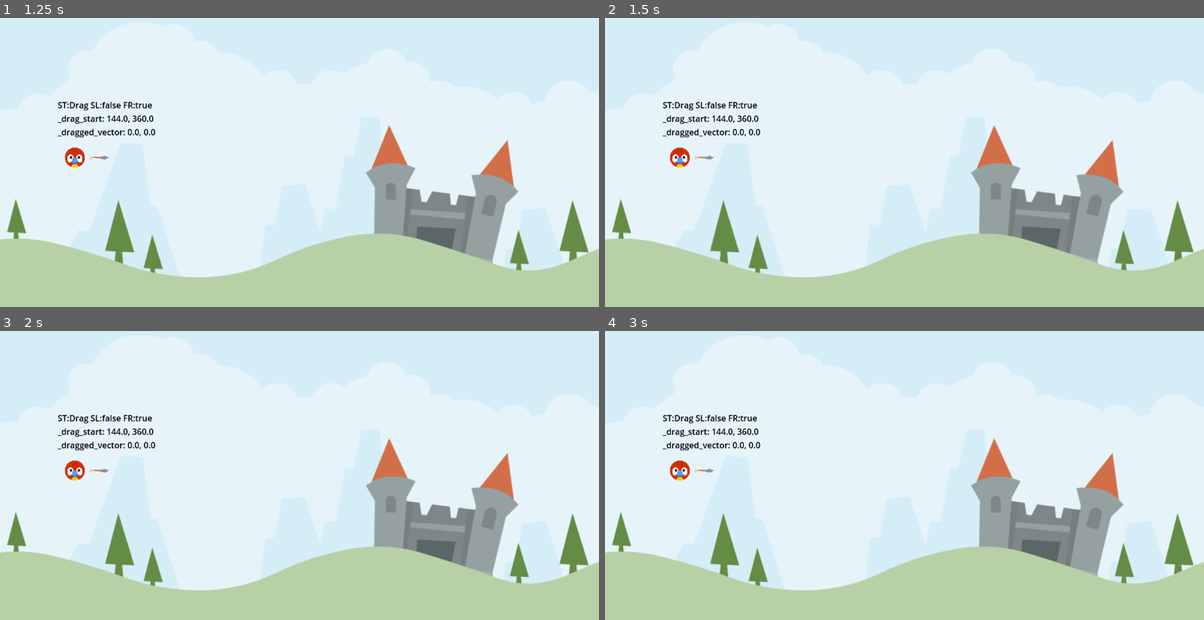
Above: before the commit, frames 1-4 (two rows, left to right).
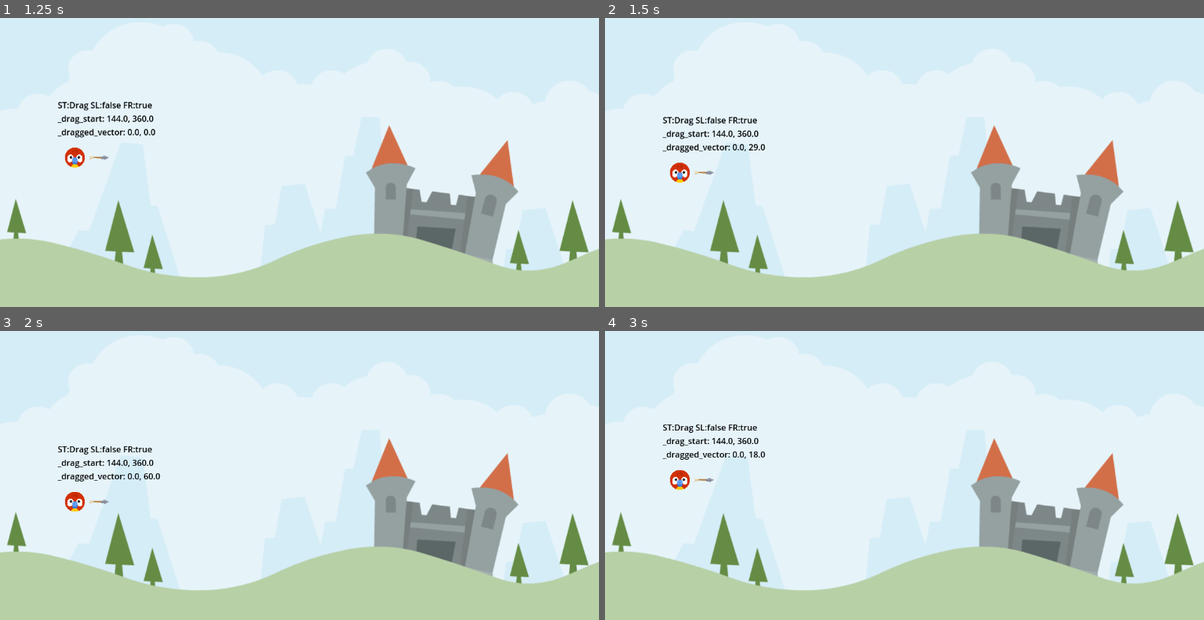
Above: after the commit, the same moments.

Repository: sufkis/angry-animals
Game: Godot game, scene res://Scenes/LevelBase/LevelBase.tscn
Two runs of this game, one before a commit and one after it. Both use one fixed random seed, a clock stepped at 60 frames per second and the inputs below.
Inputs (mouse positions are in pixels of both pictures, inside the frame that each line leads up to):
- Up to frame 1 (1.25 s): tap Enter at 0.5 s; drag from (71, 156) to (359, 64) at 0.52 s
- Up to frame 2 (1.5 s): tap Space at 1.25 s; drag from (784, 156) to (874, 205) at 1.27 s
- Up to frame 3 (2 s): no input
- Up to frame 4 (3 s): tap Enter at 2 s; move the mouse to (964, 377) at 2.02 s; press the mouse at (964, 377) at 2.03 s; release the mouse at (964, 377) at 2.75 s; tap Space at 2.75 s; drag from (874, 518) to (724, 400) at 2.77 s

Frame 1 is identical in both runs. In frame 2, 1.4% of the frame differs, in the area x 9-27%, y 29-57%; in frame 3, 1.5%, in the area x 9-27%, y 29-63%; in frame 4, 1.4%.

Commit message:
Add animal dragging handling

Diff:
--- a/Scenes/Animal/Animal.gd
+++ b/Scenes/Animal/Animal.gd
@@ -1,6 +1,9 @@
 extends RigidBody2D
 
 enum AnimalState { Ready, Drag, Release }
+
+const DRAG_LIMIT_MAX: Vector2 = Vector2(0, 60)
+const DRAG_LIMIT_MIN: Vector2 = Vector2(-60, 0)
 
 @onready var debug_label: Label = $DebugLabel
 @onready var arrow: Sprite2D = $Arrow
@@ -23,6 +26,7 @@
 	_start = position
 
 func _physics_process(_delta: float) -> void:
+	update_state()
 	update_debug_label()
 
 #region misc
@@ -43,9 +47,27 @@
 	arrow.show()
 	_drag_start = get_global_mouse_position()
 
+func handle_dragging() -> void:
+	var new_drag_vector: Vector2 = get_global_mouse_position() - _drag_start
+	new_drag_vector = new_drag_vector.clamp(
+		DRAG_LIMIT_MIN, DRAG_LIMIT_MAX
+	)
+
+	var difference: Vector2 = new_drag_vector - _dragged_vector
+	if difference.length() > 0 and strech_sound.playing == false:
+		strech_sound.play()
+
+	_dragged_vector = new_drag_vector
+	position = _start + _dragged_vector
+
 #endregion
 
 #region state
+
+func update_state() -> void:
+	match _state:
+		AnimalState.Drag:
+			handle_dragging()
 
 func change_state(new_state: AnimalState) -> void:
 	if _state == new_state:
